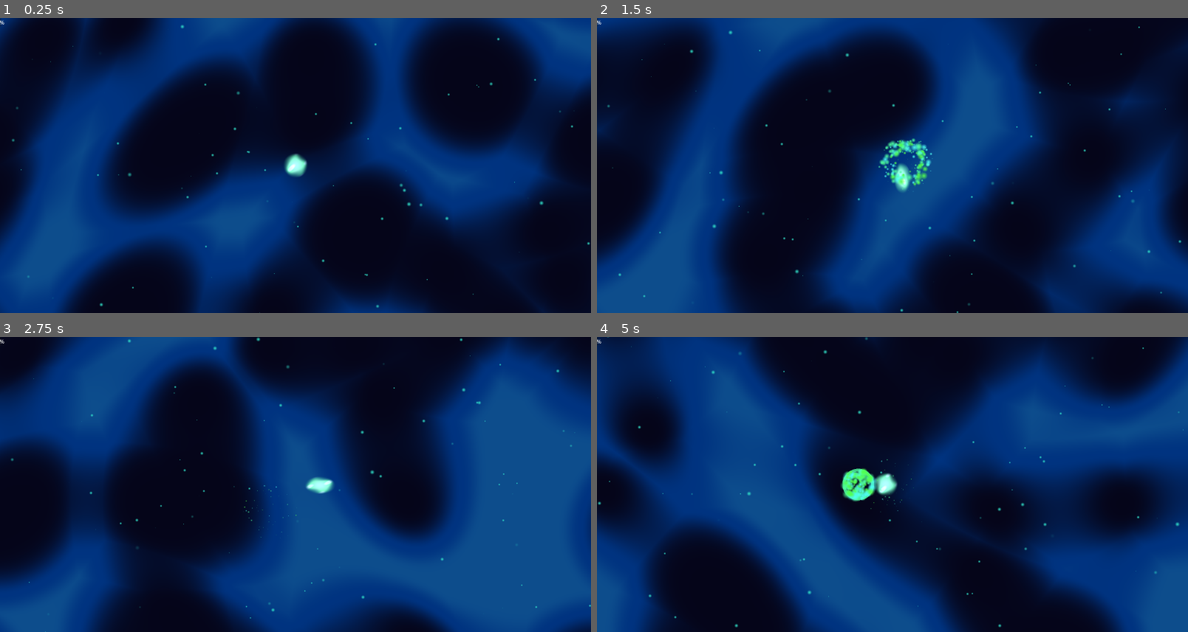
Above: before the commit, frames 1-4 (two rows, left to right).
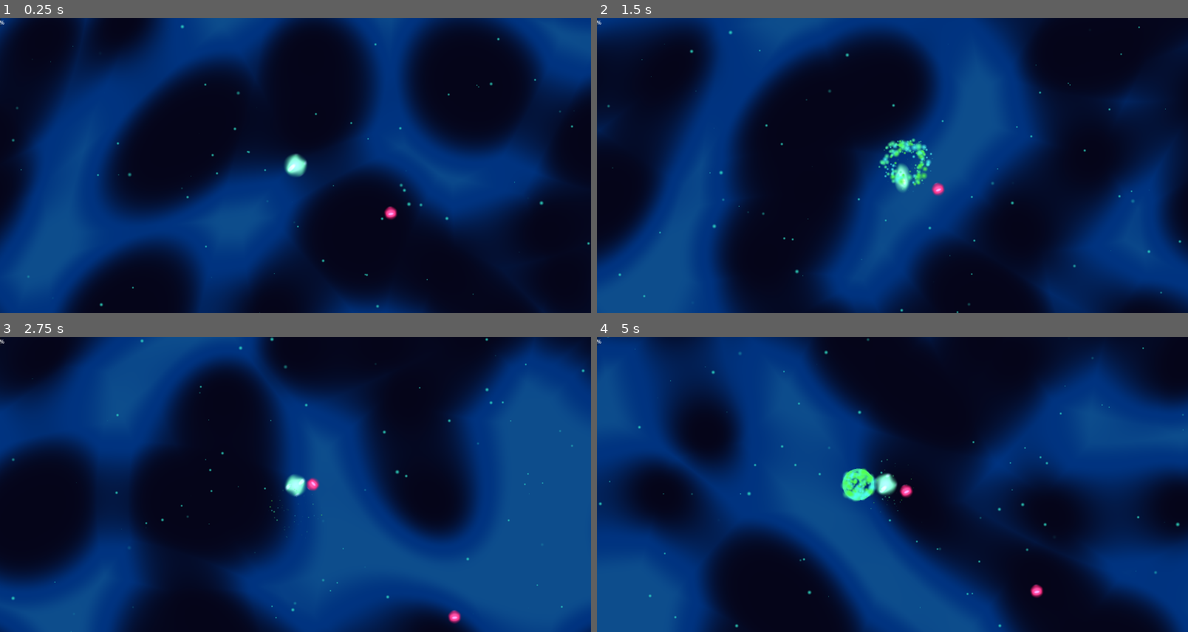
Above: after the commit, the same moments.

Repository: vinids86/aliensurvivors
Game: Godot game, scene res://scenes/game_manager.tscn
The game is run twice, just before and just after one commit, with the same random seed, the same clock (stepped at 60 frames per second) and the same inputs. The engine's default icon, where the game draws it, is replaced by a stand-in: a white triangle on a blue panel in a dark square.
Inputs (mouse positions are in pixels of both pictures, inside the frame that each line leads up to):
- Up to frame 1 (0.25 s): no input
- Up to frame 2 (1.5 s): tap Enter (ui_accept) at 0.5, 0.77 s; move the mouse to (1022, 150) at 0.52 s; hold Right (ui_right) 0.53-1.28 s; click (1022, 150) at 0.67 s; move the mouse to (774, 180) at 1.27 s; hold Down (ui_down) from 1.28 s (still down)
- Up to frame 3 (2.75 s): tap Enter (ui_accept) at 1.52 s; move the mouse to (354, 419) at 2.02 s; release Down (ui_down) at 2.03 s; hold Right (ui_right) from 2.03 s (still down)
- Up to frame 4 (5 s): move the mouse to (862, 543) at 2.77 s; release Right (ui_right) at 2.78 s; hold Up (ui_up) 2.78-3.53 s; click (862, 543) at 2.92 s; tap Enter (ui_accept) at 3.02, 3.77, 4.52 s; move the mouse to (1069, 528) at 3.52 s; hold Left (ui_left) from 3.53 s (still down); move the mouse to (715, 440) at 4.27 s

The runs differ from the first frame. In frame 1, less than 0.1% of the frame differs, in the area x 65-68%, y 63-69%; in frame 2, less than 0.1%; in frame 3, 31%; in frame 4, 58%, in the area x 0-100%, y 0-100%.

Commit message:
Add basic enemy

Diff:
--- /dev/null
+++ b/scenes/basic_enemy.tscn
@@ -0,0 +1,75 @@
+[gd_scene load_steps=7 format=3 uid="uid://de6v0qxua2cuo"]
+
+[ext_resource type="Script" uid="uid://cala3b8irouy" path="res://scripts/basic_enemy.gd" id="1_md22f"]
+[ext_resource type="Texture2D" uid="uid://cl5c57oibjf8x" path="res://icon.svg" id="2_fn5nn"]
+
+[sub_resource type="Shader" id="Shader_cuegt"]
+code = "shader_type canvas_item;
+
+uniform vec4 base_color : source_color;
+// Substituímos 'agitation' e 'TIME' por um tempo controlado manualmente pelo script
+uniform float custom_time = 0.0;
+
+void fragment() {
+	vec2 uv = UV;
+	vec2 center = vec2(0.5);
+	float dist = distance(uv, center);
+
+	// Efeito: Plasma Fervendo (Restaurado com custom_time)
+	// Mantivemos a matemática original visual, só trocando a fonte de tempo
+	float plasma1 = sin(uv.x * 12.0 + custom_time * 3.0 + uv.y * 5.0);
+	float plasma2 = sin(uv.y * 12.0 - custom_time * 4.0 + uv.x * 5.0);
+	float activity = (plasma1 + plasma2) * 0.5;
+
+	vec4 color = base_color;
+
+	// Adiciona manchas brilhantes
+	color.rgb += vec3(smoothstep(0.4, 0.9, activity) * 0.3);
+
+	// Brilho central
+	float core_glow = 1.0 - smoothstep(0.0, 0.6, dist);
+	color.rgb += vec3(core_glow * 0.4);
+
+	// RECORTE IRREGULAR (Corrosão da Borda)
+	// Usamos a 'activity' para \"comer\" as bordas de forma dinâmica
+	float edge_noise = activity * 0.1;
+
+	// Borda muito mais suave (0.25 + noise) para parecer gasoso/instável
+	float alpha = smoothstep(0.5, 0.25 + edge_noise, dist);
+
+	COLOR = color;
+	COLOR.a *= alpha;
+}"
+
+[sub_resource type="ShaderMaterial" id="ShaderMaterial_wm70f"]
+shader = SubResource("Shader_cuegt")
+shader_parameter/base_color = Color(1, 0, 0.333333, 1)
+shader_parameter/custom_time = 0.0
+
+[sub_resource type="CircleShape2D" id="CircleShape2D_ve544"]
+radius = 20.0
+
+[sub_resource type="CircleShape2D" id="CircleShape2D_qhw0p"]
+radius = 22.0
+
+[node name="BasicEnemy" type="CharacterBody2D" node_paths=PackedStringArray("visual_sprite") groups=["enemy"]]
+collision_layer = 2
+collision_mask = 9
+script = ExtResource("1_md22f")
+visual_sprite = NodePath("Visuals/Sprite2D")
+
+[node name="Visuals" type="Node2D" parent="."]
+
+[node name="Sprite2D" type="Sprite2D" parent="Visuals"]
+material = SubResource("ShaderMaterial_wm70f")
+scale = Vector2(0.35, 0.35)
+texture = ExtResource("2_fn5nn")
+
+[node name="CollisionShape2D" type="CollisionShape2D" parent="."]
+shape = SubResource("CircleShape2D_ve544")
+
+[node name="HitboxArea" type="Area2D" parent="."]
+collision_layer = 0
+
+[node name="CollisionShape2D" type="CollisionShape2D" parent="HitboxArea"]
+shape = SubResource("CircleShape2D_qhw0p")
--- a/scenes/game_manager.tscn
+++ b/scenes/game_manager.tscn
@@ -1,9 +1,10 @@
-[gd_scene load_steps=7 format=3 uid="uid://yjjasbrhhsqh"]
+[gd_scene load_steps=8 format=3 uid="uid://yjjasbrhhsqh"]
 
 [ext_resource type="Script" uid="uid://nmuy1d3r4ajh" path="res://scripts/game_manager.gd" id="1_udu3i"]
 [ext_resource type="Shader" uid="uid://cetr7au44b3ni" path="res://shadders/infinite_grid.gdshader" id="2_oo155"]
 [ext_resource type="PackedScene" uid="uid://calshek1ah73r" path="res://scenes/player.tscn" id="3_eaq8r"]
 [ext_resource type="Script" uid="uid://dnpqog8vvkmtw" path="res://scripts/game_camera.gd" id="4_oo155"]
+[ext_resource type="PackedScene" uid="uid://de6v0qxua2cuo" path="res://scenes/basic_enemy.tscn" id="4_ternb"]
 [ext_resource type="PackedScene" uid="uid://c4yb87qyaut3j" path="res://scenes/ambient_dust.tscn" id="5_eaq8r"]
 
 [sub_resource type="ShaderMaterial" id="ShaderMaterial_ternb"]
@@ -38,6 +39,15 @@
 
 [node name="Player" parent="World" instance=ExtResource("3_eaq8r")]
 
+[node name="BasicEnemy" parent="World" instance=ExtResource("4_ternb")]
+position = Vector2(1601, 274)
+
+[node name="BasicEnemy2" parent="World" instance=ExtResource("4_ternb")]
+position = Vector2(779, 707)
+
+[node name="BasicEnemy3" parent="World" instance=ExtResource("4_ternb")]
+position = Vector2(317, 159)
+
 [node name="Camera2D" type="Camera2D" parent="."]
 position_smoothing_enabled = true
 script = ExtResource("4_oo155")
--- /dev/null
+++ b/scripts/basic_enemy.gd
@@ -0,0 +1,115 @@
+class_name BasicEnemy extends CharacterBody2D
+
+## Inimigo "Kamikaze" Básico.
+## Comportamento: Persegue o player cegamente.
+## Arquitetura: Usa CharacterBody2D para física (ser empurrado) e Area2D (filha) para causar dano.
+
+# --- CONFIGURAÇÃO ---
+@export var max_health: float = 30.0
+@export var damage: float = 5.0
+@export var move_speed: float = 120.0
+@export var xp_value: float = 10.0
+
+# --- REFERÊNCIAS ---
+@export var visual_sprite: Sprite2D # Arraste o Sprite aqui no Inspector
+@onready var hitbox: Area2D = $HitboxArea # Certifique-se de criar este nó na cena!
+
+# Estado Interno
+var _current_health: float
+var _player_ref: PlayerController
+var _knockback_velocity: Vector2 = Vector2.ZERO
+
+# Juice
+var _material_ref: ShaderMaterial
+var _original_color: Color
+
+func _ready() -> void:
+	_current_health = max_health
+
+	# Busca o player no grupo (Desacoplado)
+	var players = get_tree().get_nodes_in_group("player")
+	if players.size() > 0:
+		_player_ref = players[0] as PlayerController
+
+	# Configuração do Shader (Flash)
+	if visual_sprite and visual_sprite.material:
+		# Duplica o material para que o flash de um não afete todos (Unique)
+		_material_ref = visual_sprite.material.duplicate()
+		visual_sprite.material = _material_ref
+		# Salva a cor original configurada no inspector do shader
+		_original_color = _material_ref.get_shader_parameter("base_color")
+
+	# Conecta o Hitbox de Dano (Se existir)
+	if hitbox:
+		# Usamos o sinal body_entered da Area2D para detectar o player
+		hitbox.body_entered.connect(_on_hitbox_body_entered)
+
+func _physics_process(delta: float) -> void:
+	# 1. Movimento de Perseguição
+	if _player_ref:
+		var direction = (_player_ref.global_position - global_position).normalized()
+
+		# Se estiver sob knockback forte, o controle de movimento é reduzido
+		var control_factor = 1.0
+		if _knockback_velocity.length() > 50.0:
+			control_factor = 0.2 # Perde controle enquanto voa
+
+		velocity = (direction * move_speed * control_factor) + _knockback_velocity
+	else:
+		velocity = _knockback_velocity
+
+	move_and_slide()
+
+	# 2. Decaimento do Knockback (Atrito)
+	if _knockback_velocity.length_squared() > 10.0:
+		_knockback_velocity = _knockback_velocity.lerp(Vector2.ZERO, 8.0 * delta)
+	else:
+		_knockback_velocity = Vector2.ZERO
+
+	# 3. Orientação Visual (Squash simples na direção do movimento)
+	if visual_sprite and velocity.length() > 10.0:
+		var look_angle = velocity.angle()
+		visual_sprite.rotation = lerp_angle(visual_sprite.rotation, look_angle, 10.0 * delta)
+
+# --- INTERFACE DE DANO (Chamada pelo Player) ---
+
+func take_damage(amount: float) -> void:
+	_current_health -= amount
+	_flash_hit()
+
+	# Som de impacto simples (opcional por enquanto)
+
+	if _current_health <= 0:
+		die()
+
+func apply_knockback(force: Vector2) -> void:
+	_knockback_velocity = force
+
+# --- SISTEMAS INTERNOS ---
+
+func _flash_hit() -> void:
+	if _material_ref:
+		_material_ref.set_shader_parameter("base_color", Color.WHITE)
+		var tw = create_tween()
+		tw.tween_interval(0.1)
+		tw.tween_callback(func():
+			if _material_ref: _material_ref.set_shader_parameter("base_color", _original_color)
+		)
+
+func die() -> void:
+	# Aqui futuramente spawnaremos XP e particulas de explosão
+	# Por enquanto, apenas some.
+
+	# Exemplo de chamada de evento global (se tivesse GameManager):
+	# GameManager.on_enemy_killed.emit(xp_value)
+
+	# Se o player tiver lógica de XP direta:
+	if _player_ref:
+		_player_ref.add_xp(xp_value)
+
+	queue_free()
+
+func _on_hitbox_body_entered(body: Node2D) -> void:
+	# A Hitbox do inimigo tocou em algo. É o player?
+	if body is PlayerController:
+		body.take_damage(damage)
Not shown, added: scripts/basic_enemy.gd.uid
